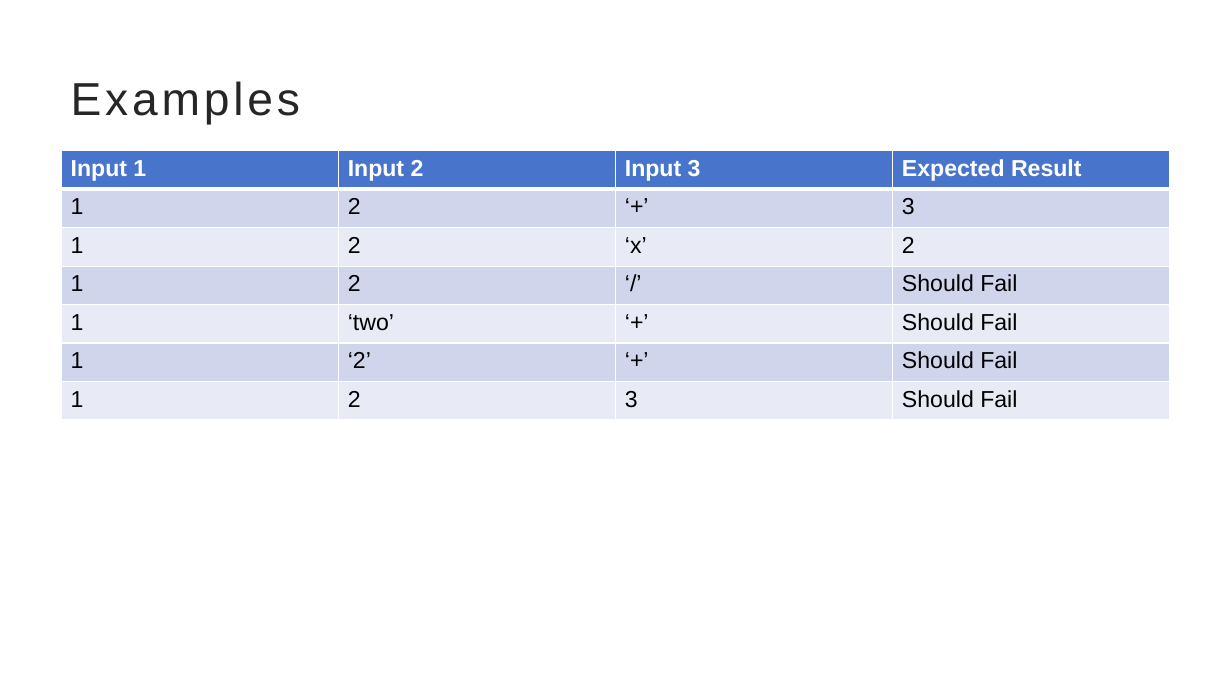
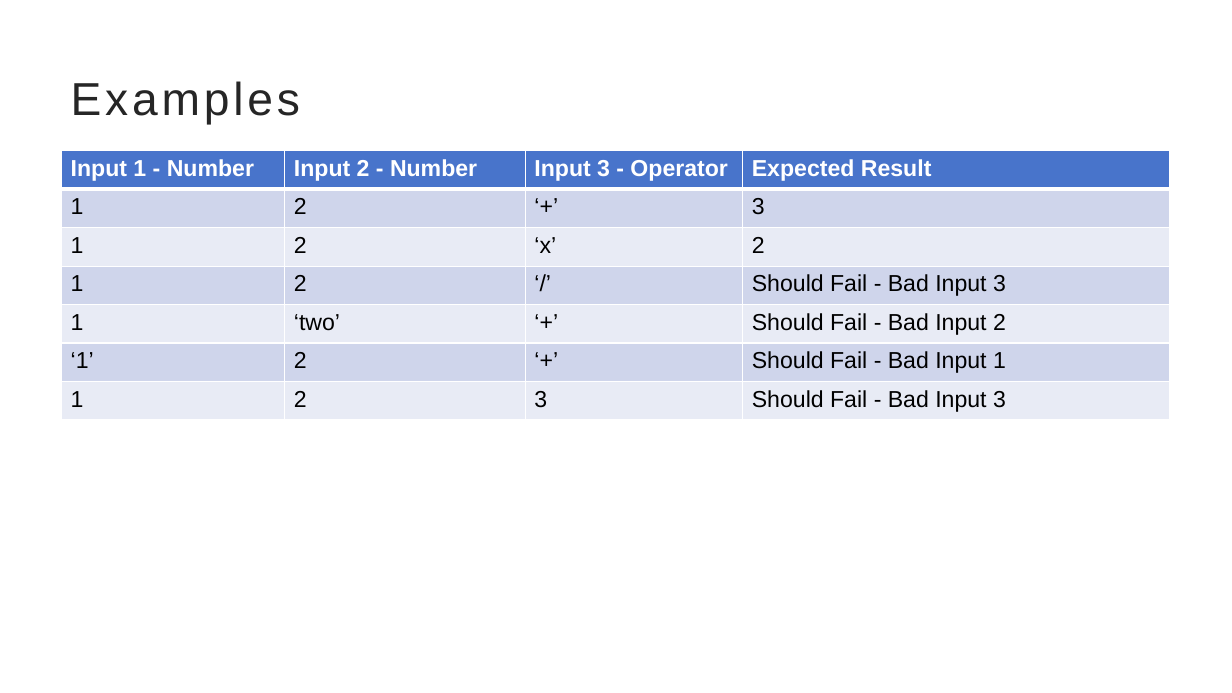
Before and after one commit to brinda-25/workshop, a slide deck: slide 2 of Day2/code_review/code_review.pptx. Drawn at 1232x693 pixels with LibreOffice and Linux fonts; fonts in the diff are those of the drawing. Boxes give left, top, right and bottom in pixels: in the first picture for what was removed or moved away, otherwise in the second. Text is boxed around its words. In the diff, an @@ line names an element or a change of style, - is before the commit and + after.

```diff
--- a/Day2/code_review/code_review.pptx
+++ b/Day2/code_review/code_review.pptx
@@ table at bbox=[62, 151, 1170, 421] @@
-row 1: Input 1 | Input 2 | Input 3 | Expected Result
+row 1: Input 1 - Number | Input 2 - Number | Input 3 - Operator | Expected Result
-row 4, column 4: Should Fail
+row 4, column 4: Should Fail - Bad Input 3
-row 5, column 4: Should Fail
+row 5, column 4: Should Fail - Bad Input 2
-row 6: 1 | ‘2’ | ‘+’ | Should Fail
+row 6: ‘1’ | 2 | ‘+’ | Should Fail - Bad Input 1
-row 7, column 4: Should Fail
+row 7, column 4: Should Fail - Bad Input 3
```
Also in this commit, not shown: 1 other slide changed, 3 other files.
